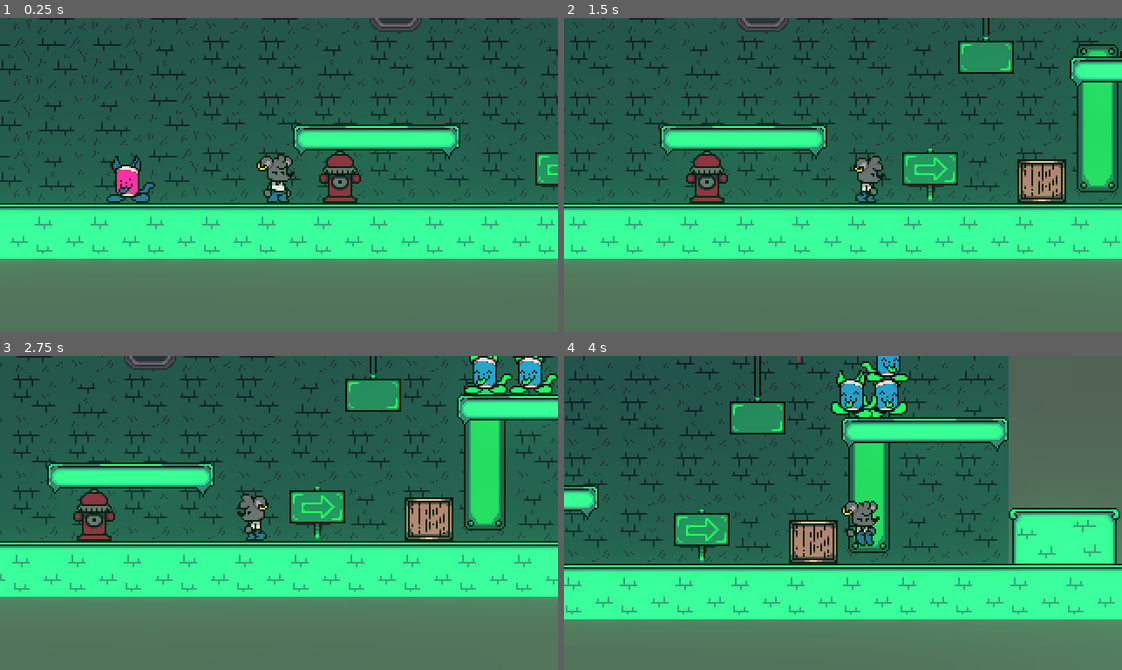
Above: before the commit, frames 1-4 (two rows, left to right).
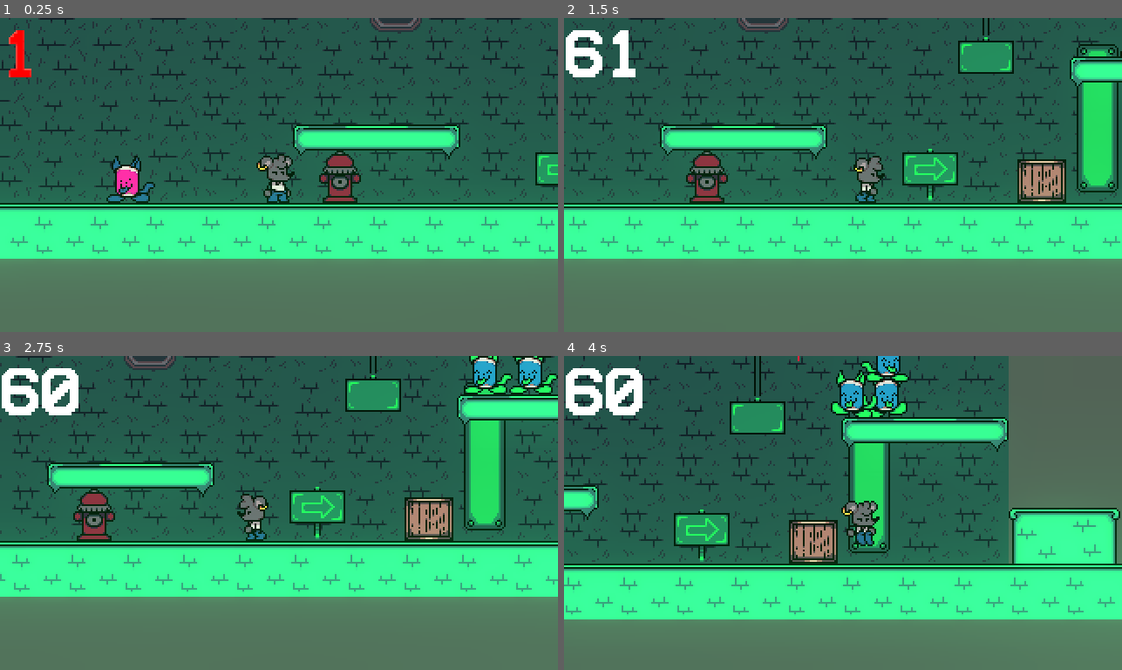
Above: after the commit, the same moments.

Repository: MonkeMango/sidealleysqueaks-source
Game: Godot game, scene res://scenes/Areas/testscene.tscn
Two runs of this game, one before a commit and one after it. Both use one fixed random seed, a clock stepped at 60 frames per second and the inputs below.
Inputs:
- Up to frame 1 (0.25 s): no input
- Up to frame 2 (1.5 s): hold Right (ui_right) from 0.53 s (still down); tap Space (jump) at 0.77 s
- Up to frame 3 (2.75 s): tap Space (jump) at 1.52 s; release Right (ui_right) at 2.03 s; hold Left (ui_left) from 2.03 s (still down)
- Up to frame 4 (4 s): release Left (ui_left) at 2.78 s; hold Right (ui_right) from 2.78 s (still down); tap Space (jump) at 3.02, 3.77 s

The runs differ from the first frame. In frame 1, 0.3% of the frame differs, in the area x 1-6%, y 3-19%; in frame 2, 1.0%; in frame 3, 1.4%, in the area x 0-15%, y 3-19%; in frame 4, 1.4%.

Commit message:
Added an FPS counter kittens...

Diff:
--- a/scenes/Areas/testscene.tscn
+++ b/scenes/Areas/testscene.tscn
@@ -6,6 +6,7 @@
 [ext_resource path="res://scenes/Platforms/Wastelight/Platform.tscn" type="PackedScene" id=4]
 [ext_resource path="res://assets/wastelight/music/wastelight_possible_final_mix_2.mp3" type="AudioStream" id=5]
 [ext_resource path="res://src/Enemies/Kankitty.tscn" type="PackedScene" id=6]
+[ext_resource path="res://src/Autoload/fpsCounter.tscn" type="PackedScene" id=7]
 
 [sub_resource type="ConvexPolygonShape2D" id=13]
 points = PoolVector2Array( 32, 32, 0, 32, 0, 0, 32, 0 )
@@ -630,3 +631,5 @@
 process_mode = 0
 smoothing_enabled = true
 smoothing_speed = 10.018
+
+[node name="FPSCounter" parent="." instance=ExtResource( 7 )]
--- /dev/null
+++ b/src/Autoload/FPSCounter.gd
@@ -0,0 +1,9 @@
+extends Node2D
+
+func _process(delta):
+	$CanvasLayer/Label.text = str(Engine.get_frames_per_second())
+
+	if Engine.get_frames_per_second() < 30:
+		$CanvasLayer/Label.self_modulate = Color(255, 0, 0, 1)
+	else:
+		$CanvasLayer/Label.self_modulate = Color(255, 255, 255, 1)
--- /dev/null
+++ b/src/Autoload/fpsCounter.tscn
@@ -0,0 +1,20 @@
+[gd_scene load_steps=4 format=2]
+
+[ext_resource path="res://src/Autoload/FPSCounter.gd" type="Script" id=1]
+[ext_resource path="res://assets/fonts/vcr.ttf" type="DynamicFontData" id=2]
+
+[sub_resource type="DynamicFont" id=1]
+size = 40
+use_filter = true
+font_data = ExtResource( 2 )
+
+[node name="FPSCounter" type="Node2D"]
+script = ExtResource( 1 )
+
+[node name="CanvasLayer" type="CanvasLayer" parent="."]
+
+[node name="Label" type="Label" parent="CanvasLayer"]
+margin_right = 45.0
+margin_bottom = 31.0
+custom_fonts/font = SubResource( 1 )
+text = "100"
Binary file added: assets/fonts/vcr.ttf
Binary file added: icon.ico
Not shown: 1 places in scenes/Areas/testscene.tscn that only renumber resources
Empty file added: src/Autoload/Label.gd
